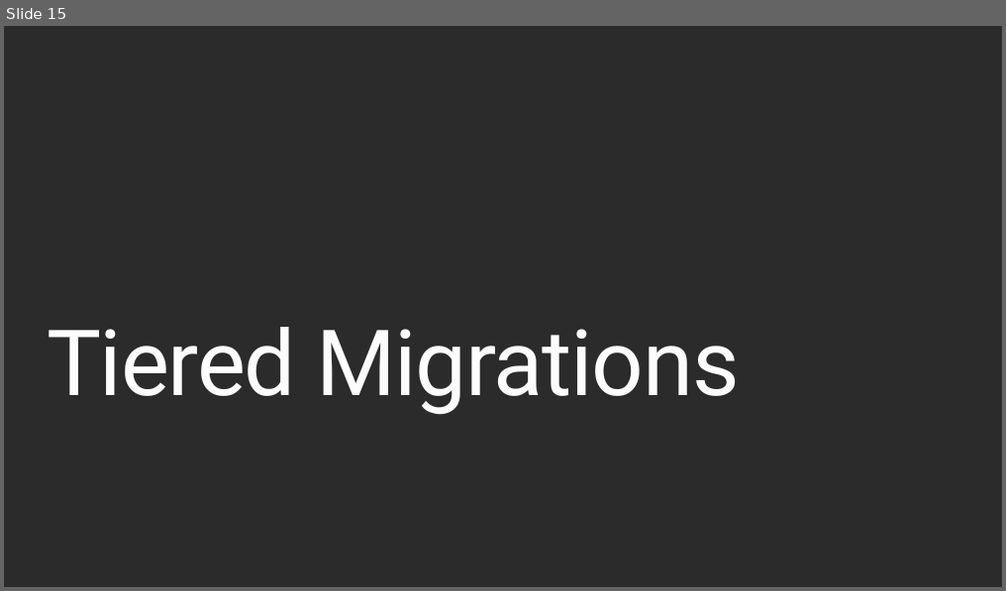
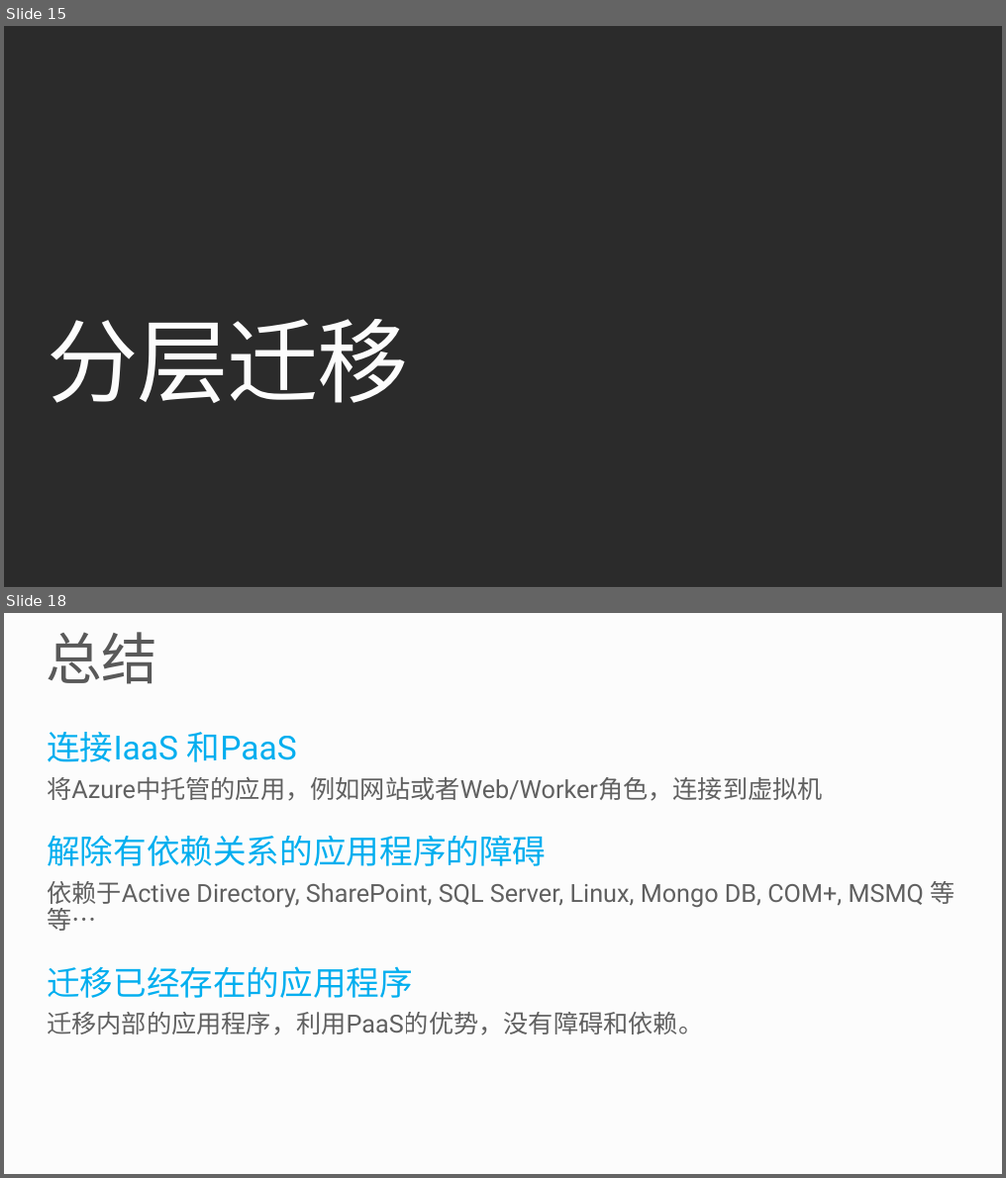
Before and after one commit to shaoshengyong/PRESENTATION-BuildingAppsWithIaaSAndPaaS, a slide deck: BuildingAppsWithIaaSAndPaaS.pptx. Shown one above the other, each under a label of ours: slide 15 before the commit, slides 15 and 18 after it; the slides between them are not shown. The pictures are 1006x591 and 1006x1178 pixels, drawn with LibreOffice and Linux fonts; fonts in the diff are those of the drawing; background and template pictures are left out; a plain dark background stands for a picture behind light text. Boxes give left, top, right and bottom in pixels: in the first picture for what was removed or moved away, otherwise in the second. Text is boxed around its words. In the diff, an @@ line names an element or a change of style, - is before the commit and + after.

```diff
--- a/BuildingAppsWithIaaSAndPaaS.pptx
+++ b/BuildingAppsWithIaaSAndPaaS.pptx
@@ slide 18 added at (x1=4, y1=613, x2=1002, y2=1174), background #FCFCFC @@
@@ title added at (x1=47, y1=632, x2=157, y2=684), 54 pt, text #595959 @@
+总结
@@ text added at (x1=47, y1=732, x2=954, y2=1036), 24 pt, text #5F5F5F @@
+连接IaaS 和PaaS
+  将Azure中托管的应用，例如网站或者Web/Worker角色，连接到虚拟机
+解除有依赖关系的应用程序的障碍
+  依赖于Active Directory, SharePoint, SQL Server, Linux, Mongo DB, COM+, MSMQ 等等…
+迁移已经存在的应用程序
+  迁移内部的应用程序，利用PaaS的优势，没有障碍和依赖。
@@ slide 15 changed as well @@
@@ text at (x1=47, y1=319, x2=409, y2=403): text changed @@
-Tiered Migrations
+分层迁移
```
Also in this commit, not shown: 13 other slides changed, 4 other slides added, 5 slides removed, 1 other file.
